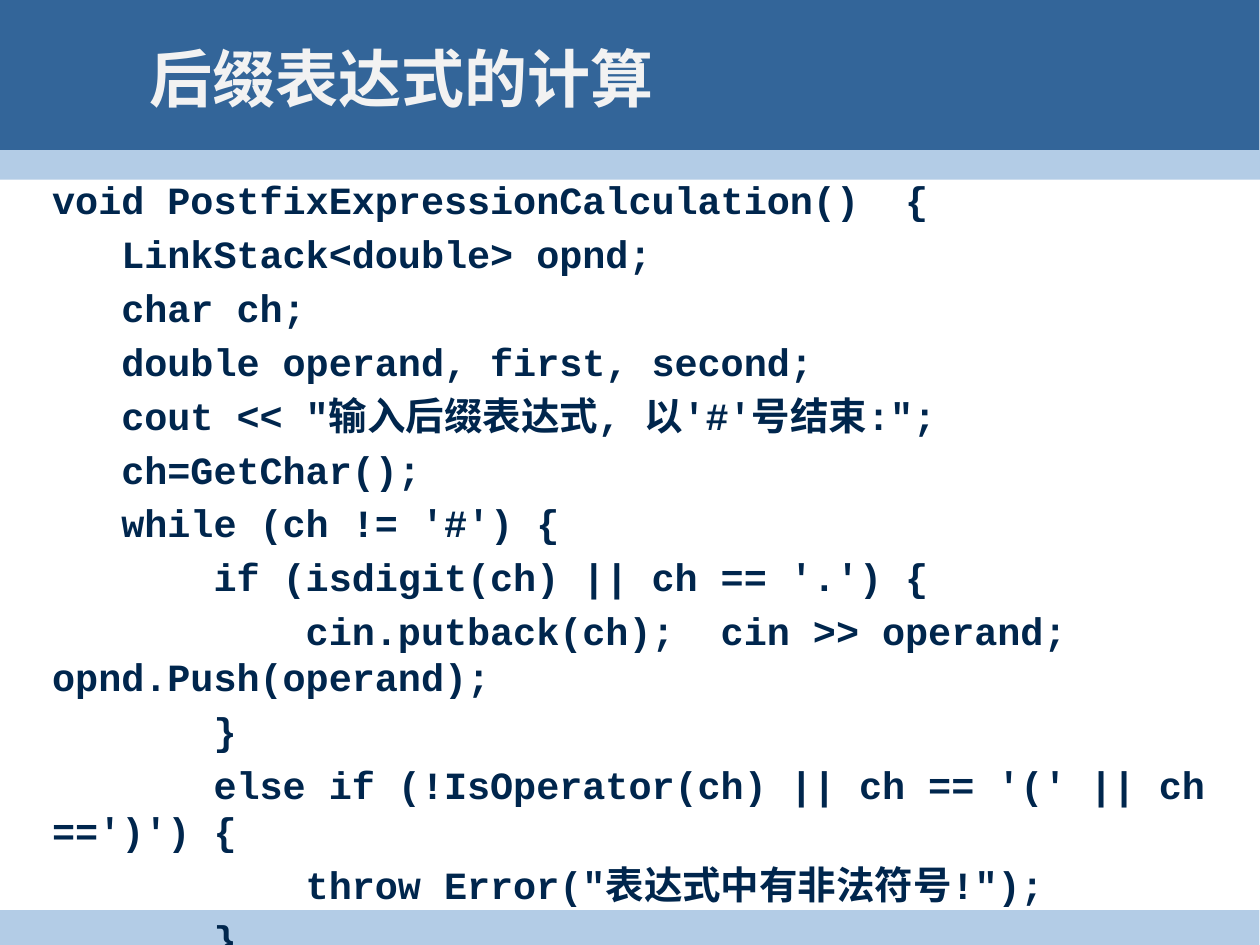
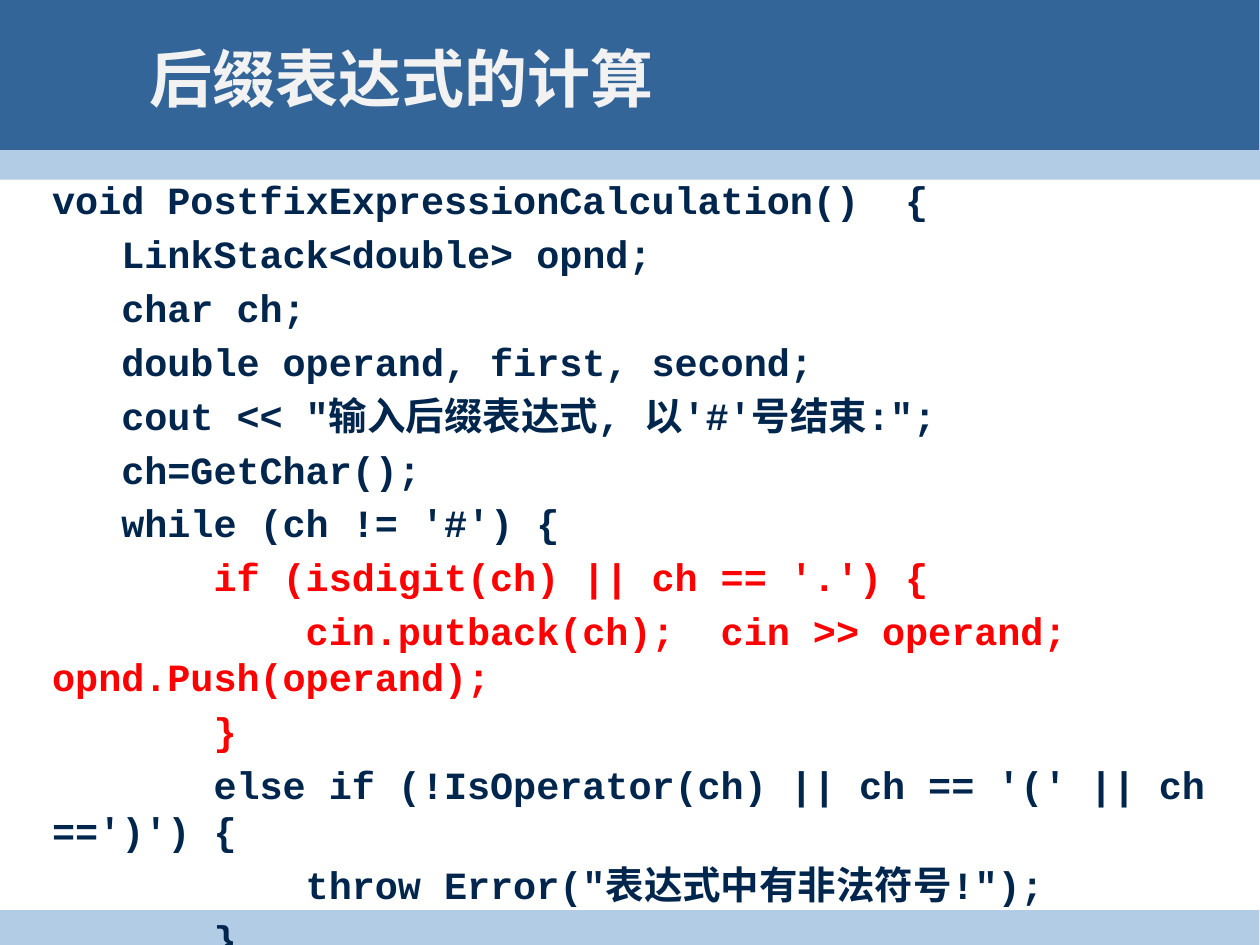
Before and after one commit to 2manifold/2manifold.github.io, a slide deck: slide 38 of lecture/4.pptx. Drawn at 1260x945 pixels with LibreOffice and Linux fonts; fonts in the diff are those of the drawing; background and template pictures are left out. Boxes give left, top, right and bottom in pixels: in the first picture for what was removed or moved away, otherwise in the second. Text is boxed around its words. In the diff, an @@ line names an element or a change of style, - is before the commit and + after.

```diff
--- a/lecture/4.pptx
+++ b/lecture/4.pptx
@@ text at (52, 564, 1066, 699): text colour #00264D to #FF0000 in "if (isdigit(ch) || ch == '.') {", "cin.putback(ch); cin >> operand; opnd.Push(operand);", "}" @@
```
Also in this commit, not shown: 1 slide added, 2 other files.
